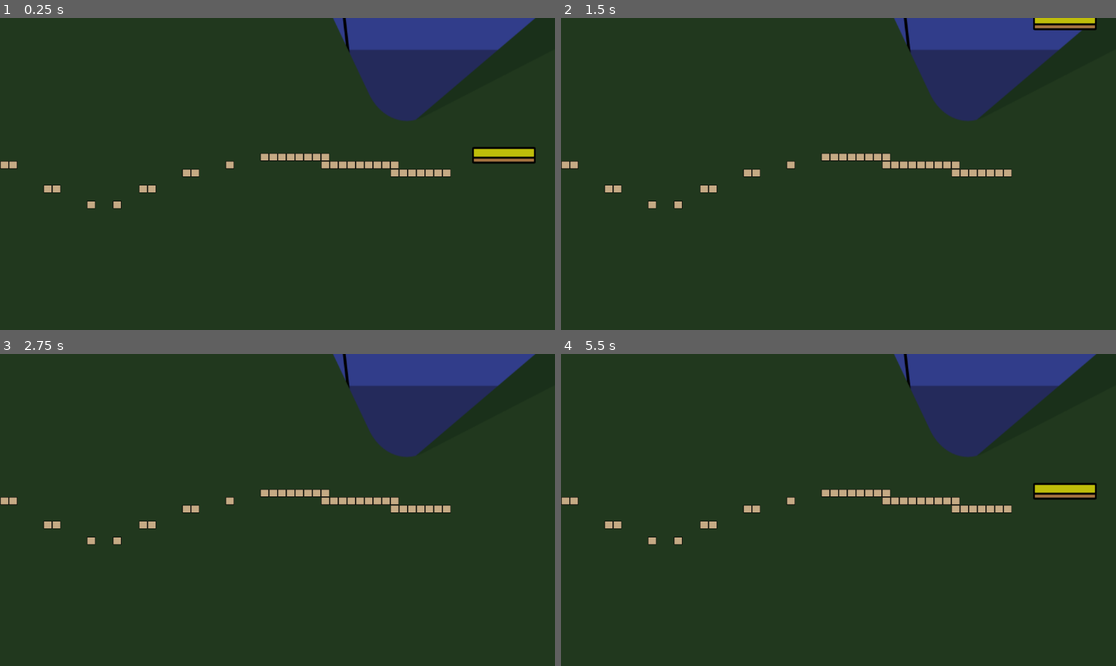
Above: before the commit, frames 1-4 (two rows, left to right).
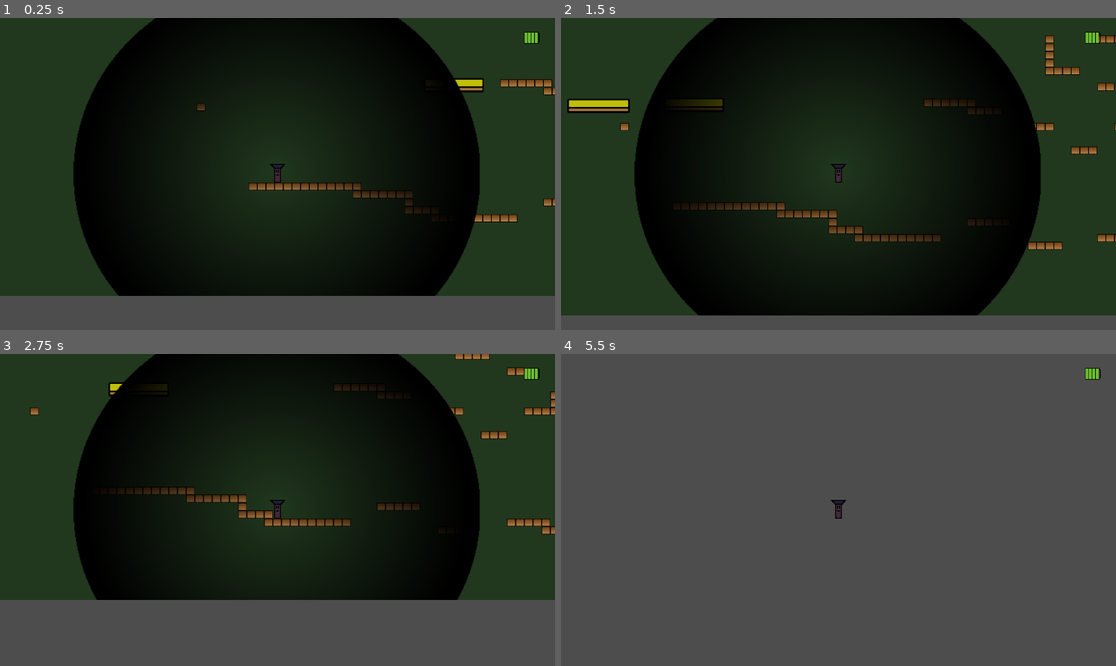
Above: after the commit, the same moments.

Repository: qfaxas/alpha_odicell
Game: Godot game, scene res://cenas/fase_2.tscn
Same seed, same stepped clock (60 frames per second), same inputs: the game is played once before the commit and once after it. This scene is started directly instead of the project's main scene.
Inputs:
- Up to frame 1 (0.25 s): no input
- Up to frame 2 (1.5 s): tap Enter at 0.5 s; hold D (right) from 0.53 s (still down); tap Space (jump) at 0.77 s
- Up to frame 3 (2.75 s): tap Space (jump) at 1.52 s; release D (right) at 2.03 s; hold A (left) from 2.03 s (still down)
- Up to frame 4 (5.5 s): release A (left) at 2.78 s; hold D (right) 2.78-4.28 s; tap Space (jump) at 3.02, 3.77, 4.52 s; hold A (left) 4.28-5.03 s; hold D (right) from 5.03 s (still down)

The runs differ from the first frame. In frame 1, 62% of the frame differs, in the area x 0-100%, y 0-100%; in frame 2, 60%; in frame 3, 66%; in frame 4, 100%.

Commit message:
personagem funcionando na fase 2

Diff:
--- a/cenas/fase_2.tscn
+++ b/cenas/fase_2.tscn
@@ -1,10 +1,12 @@
-[gd_scene load_steps=31 format=3 uid="uid://bx8mj4nrnbc5f"]
+[gd_scene load_steps=33 format=3 uid="uid://d2ga23r0o4saa"]
 
 [ext_resource type="Script" path="res://scripts/fase_1.gd" id="1_tit0r"]
 [ext_resource type="Texture2D" uid="uid://bnj6exqhbiuvt" path="res://assets/arte/fundo.png" id="1_vcrsa"]
 [ext_resource type="Texture2D" uid="uid://ex2kbiik2r6f" path="res://assets/arte/tileset_melhor.png" id="2_nc1fr"]
-[ext_resource type="PackedScene" uid="uid://v40oxbfsuguw" path="res://cenas/plataformaspriteteste.tscn" id="3_50ubh"]
+[ext_resource type="PackedScene" path="res://cenas/plataformaspriteteste.tscn" id="3_50ubh"]
 [ext_resource type="Texture2D" uid="uid://vmo7fpq27yem" path="res://assets/arte/blocos.png" id="4_ridnp"]
+[ext_resource type="PackedScene" uid="uid://c3so6flpnqijv" path="res://cenas/personagem_principal.tscn" id="6_rsram"]
+[ext_resource type="Script" path="res://scripts/personagem_principal.gd" id="7_xd1dw"]
 
 [sub_resource type="TileSetAtlasSource" id="TileSetAtlasSource_w5ykv"]
 texture = ExtResource("2_nc1fr")
@@ -53,6 +55,21 @@
 physics_layer_0/collision_layer = 1
 sources/0 = SubResource("TileSetAtlasSource_w5ykv")
 
+[sub_resource type="Animation" id="Animation_64xwj"]
+length = 0.001
+tracks/0/type = "value"
+tracks/0/imported = false
+tracks/0/enabled = true
+tracks/0/path = NodePath(".:position")
+tracks/0/interp = 1
+tracks/0/loop_wrap = true
+tracks/0/keys = {
+"times": PackedFloat32Array(0),
+"transitions": PackedFloat32Array(1),
+"update": 0,
+"values": [Vector2(89, 1031)]
+}
+
 [sub_resource type="Animation" id="Animation_8l4sq"]
 resource_name = "cima"
 length = 2.0
@@ -70,25 +87,25 @@
 "values": [Vector2(89, 1031), Vector2(89, 747)]
 }
 
-[sub_resource type="Animation" id="Animation_64xwj"]
-length = 0.001
-tracks/0/type = "value"
-tracks/0/imported = false
-tracks/0/enabled = true
-tracks/0/path = NodePath(".:position")
-tracks/0/interp = 1
-tracks/0/loop_wrap = true
-tracks/0/keys = {
-"times": PackedFloat32Array(0),
-"transitions": PackedFloat32Array(1),
-"update": 0,
-"values": [Vector2(89, 1031)]
-}
-
 [sub_resource type="AnimationLibrary" id="AnimationLibrary_a16wb"]
 _data = {
 "RESET": SubResource("Animation_64xwj"),
 "cima": SubResource("Animation_8l4sq")
+}
+
+[sub_resource type="Animation" id="Animation_isteo"]
+length = 0.001
+tracks/0/type = "value"
+tracks/0/imported = false
+tracks/0/enabled = true
+tracks/0/path = NodePath(".:position")
+tracks/0/interp = 1
+tracks/0/loop_wrap = true
+tracks/0/keys = {
+"times": PackedFloat32Array(0),
+"transitions": PackedFloat32Array(1),
+"update": 0,
+"values": [Vector2(-779, 788)]
 }
 
 [sub_resource type="Animation" id="Animation_b2toh"]
@@ -108,25 +125,25 @@
 "values": [Vector2(-779, 788), Vector2(-1173, 788)]
 }
 
-[sub_resource type="Animation" id="Animation_isteo"]
-length = 0.001
-tracks/0/type = "value"
-tracks/0/imported = false
-tracks/0/enabled = true
-tracks/0/path = NodePath(".:position")
-tracks/0/interp = 1
-tracks/0/loop_wrap = true
-tracks/0/keys = {
-"times": PackedFloat32Array(0),
-"transitions": PackedFloat32Array(1),
-"update": 0,
-"values": [Vector2(-779, 788)]
-}
-
 [sub_resource type="AnimationLibrary" id="AnimationLibrary_0ixaj"]
 _data = {
 "RESET": SubResource("Animation_isteo"),
 "ladi": SubResource("Animation_b2toh")
+}
+
+[sub_resource type="Animation" id="Animation_tch6s"]
+length = 0.001
+tracks/0/type = "value"
+tracks/0/imported = false
+tracks/0/enabled = true
+tracks/0/path = NodePath(".:position")
+tracks/0/interp = 1
+tracks/0/loop_wrap = true
+tracks/0/keys = {
+"times": PackedFloat32Array(0),
+"transitions": PackedFloat32Array(1),
+"update": 0,
+"values": [Vector2(-1343, 790)]
 }
 
 [sub_resource type="Animation" id="Animation_i3qpq"]
@@ -146,25 +163,25 @@
 "values": [Vector2(-1804, 790), Vector2(-1343, 790)]
 }
 
-[sub_resource type="Animation" id="Animation_tch6s"]
-length = 0.001
-tracks/0/type = "value"
-tracks/0/imported = false
-tracks/0/enabled = true
-tracks/0/path = NodePath(".:position")
-tracks/0/interp = 1
-tracks/0/loop_wrap = true
-tracks/0/keys = {
-"times": PackedFloat32Array(0),
-"transitions": PackedFloat32Array(1),
-"update": 0,
-"values": [Vector2(-1343, 790)]
-}
-
 [sub_resource type="AnimationLibrary" id="AnimationLibrary_xiwxn"]
 _data = {
 "RESET": SubResource("Animation_tch6s"),
 "ladinho": SubResource("Animation_i3qpq")
+}
+
+[sub_resource type="Animation" id="Animation_b1gma"]
+length = 0.001
+tracks/0/type = "value"
+tracks/0/imported = false
+tracks/0/enabled = true
+tracks/0/path = NodePath(".:position")
+tracks/0/interp = 1
+tracks/0/loop_wrap = true
+tracks/0/keys = {
+"times": PackedFloat32Array(0),
+"transitions": PackedFloat32Array(1),
+"update": 0,
+"values": [Vector2(-1388, 457)]
 }
 
 [sub_resource type="Animation" id="Animation_4y8oe"]
@@ -184,25 +201,25 @@
 "values": [Vector2(-1388, 457), Vector2(-797, 457)]
 }
 
-[sub_resource type="Animation" id="Animation_b1gma"]
-length = 0.001
-tracks/0/type = "value"
-tracks/0/imported = false
-tracks/0/enabled = true
-tracks/0/path = NodePath(".:position")
-tracks/0/interp = 1
-tracks/0/loop_wrap = true
-tracks/0/keys = {
-"times": PackedFloat32Array(0),
-"transitions": PackedFloat32Array(1),
-"update": 0,
-"values": [Vector2(-1388, 457)]
-}
-
 [sub_resource type="AnimationLibrary" id="AnimationLibrary_q4mk6"]
 _data = {
 "RESET": SubResource("Animation_b1gma"),
 "a": SubResource("Animation_4y8oe")
+}
+
+[sub_resource type="Animation" id="Animation_s745i"]
+length = 0.001
+tracks/0/type = "value"
+tracks/0/imported = false
+tracks/0/enabled = true
+tracks/0/path = NodePath(".:position")
+tracks/0/interp = 1
+tracks/0/loop_wrap = true
+tracks/0/keys = {
+"times": PackedFloat32Array(0),
+"transitions": PackedFloat32Array(1),
+"update": 0,
+"values": [Vector2(1047, 285)]
 }
 
 [sub_resource type="Animation" id="Animation_v3i2x"]
@@ -222,25 +239,25 @@
 "values": [Vector2(1047, 285), Vector2(1047, -144)]
 }
 
-[sub_resource type="Animation" id="Animation_s745i"]
-length = 0.001
-tracks/0/type = "value"
-tracks/0/imported = false
-tracks/0/enabled = true
-tracks/0/path = NodePath(".:position")
-tracks/0/interp = 1
-tracks/0/loop_wrap = true
-tracks/0/keys = {
-"times": PackedFloat32Array(0),
-"transitions": PackedFloat32Array(1),
-"update": 0,
-"values": [Vector2(1047, 285)]
-}
-
 [sub_resource type="AnimationLibrary" id="AnimationLibrary_p1hm8"]
 _data = {
 "RESET": SubResource("Animation_s745i"),
 "sada": SubResource("Animation_v3i2x")
+}
+
+[sub_resource type="Animation" id="Animation_xbmsg"]
+length = 0.001
+tracks/0/type = "value"
+tracks/0/imported = false
+tracks/0/enabled = true
+tracks/0/path = NodePath(".:position")
+tracks/0/interp = 1
+tracks/0/loop_wrap = true
+tracks/0/keys = {
+"times": PackedFloat32Array(0),
+"transitions": PackedFloat32Array(1),
+"update": 0,
+"values": [Vector2(-274, -184)]
 }
 
 [sub_resource type="Animation" id="Animation_dmhvg"]
@@ -260,25 +277,25 @@
 "values": [Vector2(-274, -184), Vector2(-274, -498)]
 }
 
-[sub_resource type="Animation" id="Animation_xbmsg"]
-length = 0.001
-tracks/0/type = "value"
-tracks/0/imported = false
-tracks/0/enabled = true
-tracks/0/path = NodePath(".:position")
-tracks/0/interp = 1
-tracks/0/loop_wrap = true
-tracks/0/keys = {
-"times": PackedFloat32Array(0),
-"transitions": PackedFloat32Array(1),
-"update": 0,
-"values": [Vector2(-274, -184)]
-}
-
 [sub_resource type="AnimationLibrary" id="AnimationLibrary_o640k"]
 _data = {
 "RESET": SubResource("Animation_xbmsg"),
 "fi": SubResource("Animation_dmhvg")
+}
+
+[sub_resource type="Animation" id="Animation_xrm4g"]
+length = 0.001
+tracks/0/type = "value"
+tracks/0/imported = false
+tracks/0/enabled = true
+tracks/0/path = NodePath(".:position")
+tracks/0/interp = 1
+tracks/0/loop_wrap = true
+tracks/0/keys = {
+"times": PackedFloat32Array(0),
+"transitions": PackedFloat32Array(1),
+"update": 0,
+"values": [Vector2(-1657, -772)]
 }
 
 [sub_resource type="Animation" id="Animation_p1dd4"]
@@ -296,21 +313,6 @@
 "transitions": PackedFloat32Array(1, 1),
 "update": 0,
 "values": [Vector2(-1657, -772), Vector2(-1657, -317)]
-}
-
-[sub_resource type="Animation" id="Animation_xrm4g"]
-length = 0.001
-tracks/0/type = "value"
-tracks/0/imported = false
-tracks/0/enabled = true
-tracks/0/path = NodePath(".:position")
-tracks/0/interp = 1
-tracks/0/loop_wrap = true
-tracks/0/keys = {
-"times": PackedFloat32Array(0),
-"transitions": PackedFloat32Array(1),
-"update": 0,
-"values": [Vector2(-1657, -772)]
 }
 
 [sub_resource type="AnimationLibrary" id="AnimationLibrary_n6d63"]
@@ -478,3 +480,7 @@
 offset_bottom = -158.0
 text = "FINAL
 "
+
+[node name="Personagem_principal" parent="." instance=ExtResource("6_rsram")]
+position = Vector2(-1146, 942)
+script = ExtResource("7_xd1dw")
